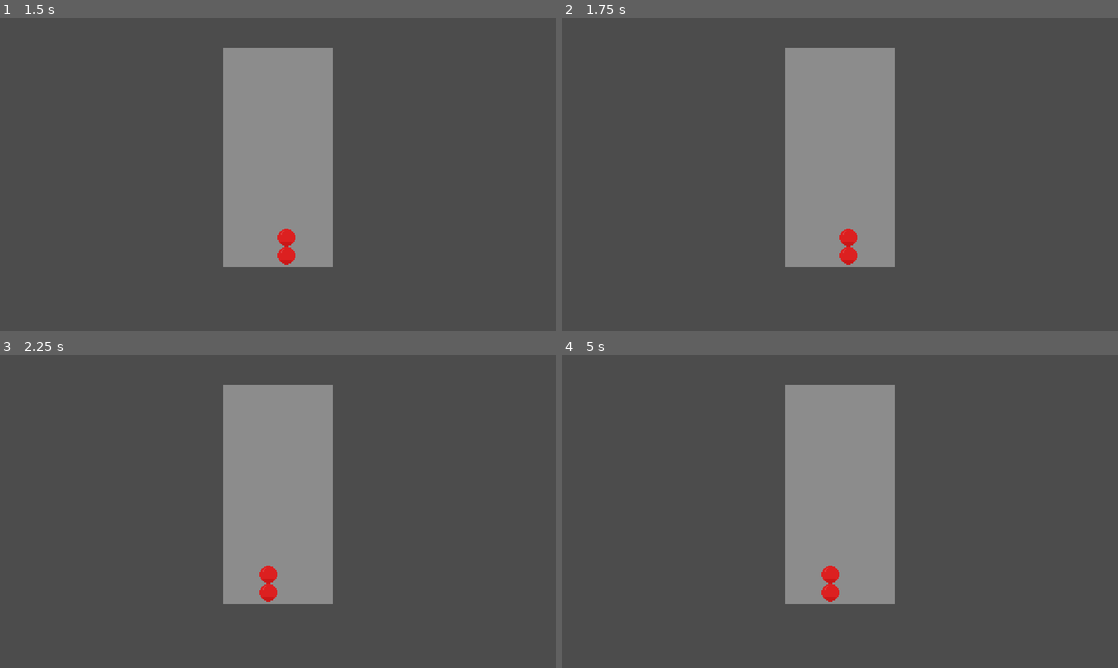
Above: before the commit, frames 1-4 (two rows, left to right).
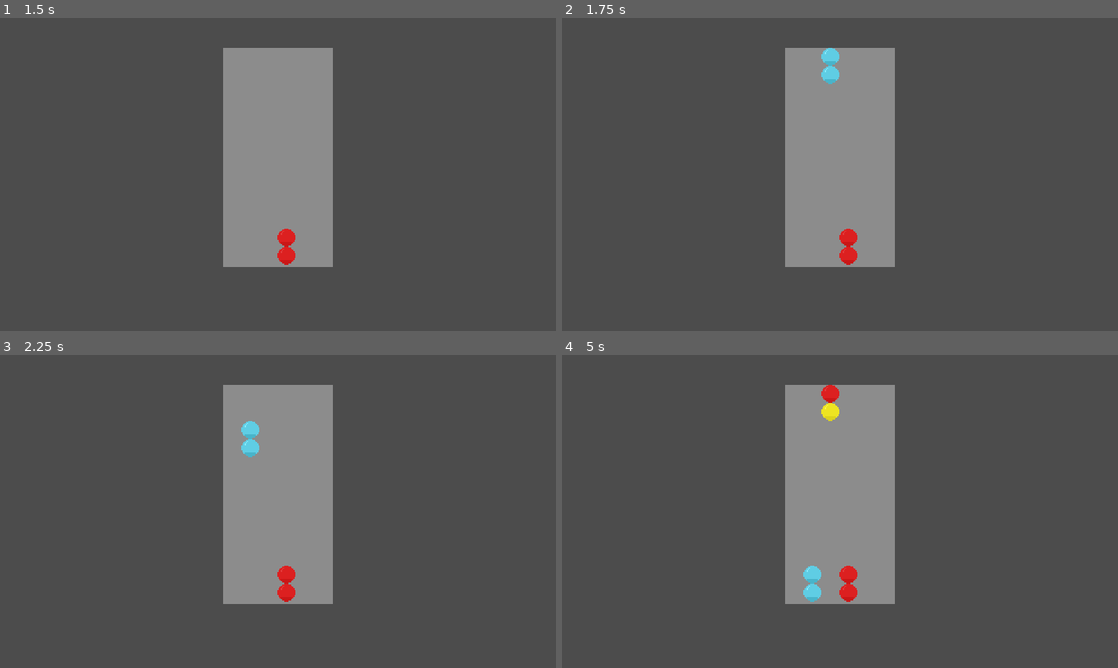
Above: after the commit, the same moments.

Repository: Flaze07/Puyio
Game: Godot game, scene res://Scenes/MainMenu.tscn
Same seed, same stepped clock (60 frames per second), same inputs: the game is played once before the commit and once after it.
Inputs:
- Up to frame 1 (1.5 s): click "Play" at 0.5 s; hold Right (move_right) from 1.28 s (still down); hold Space (hard_drop) from 1.28 s (still down)
- Up to frame 2 (1.75 s): keep holding Right (move_right); keep holding Space (hard_drop); tap X (rot_180) at 1.55 s
- Up to frame 3 (2.25 s): release Right (move_right) at 2.03 s; release Space (hard_drop) at 2.03 s; hold Left (move_left) from 2.03 s (still down); tap X (rot_180) at 2.1 s
- Up to frame 4 (5 s): tap Z (rot_ccw) at 2.3 s; tap Enter at 2.75 s; release Left (move_left) at 2.78 s; hold Z (rot_ccw) 2.78-3.53 s; hold Right (move_right) 2.78-4.28 s; tap Up (rot_cw) at 3.05, 3.6 s; tap Down (soft_drop) at 3.8 s; hold Left (move_left) from 4.28 s (still down); hold Down (soft_drop) from 4.28 s (still down); tap Space (hard_drop) at 4.55 s

Frame 1 is identical in both runs. In frame 2, 0.3% of the frame differs, in the area x 46-50%, y 9-22%; in frame 3, 0.8%; in frame 4, 1.1%, in the area x 43-54%, y 9-79%.

Commit message:
Added clearing condition

Diff:
--- a/src/src/GameConfig.gd
+++ b/src/src/GameConfig.gd
@@ -7,6 +7,54 @@
 
 var gravity = 0.3
 var random_seed = 0
+var lockdown_time_set = 0.5
+
+#PRS stands for Puyo Rotation System
+const PRS = {
+	"rot_cw": {
+		#Anchor is below
+		"below": [
+			Vector2(0, 0),
+			Vector2(-1, 0),
+			Vector2(0, -1),
+			Vector2(-1, -1)
+		],
+		#Anchor is above
+		"above": [
+			Vector2(0, 0),
+			Vector2(1, 0)
+		],
+		#Anchor is to the left
+		"left": [
+			Vector2(0, 0),
+			Vector2(0, -1)
+		],
+		#Anchor is to the right
+		"right": [
+			Vector2(0, 0)
+		]
+	},
+	"rot_ccw": {
+		#Anchor is below
+		"below": [
+			Vector2(0, 0),
+			Vector2(1, 0),
+			Vector2(0, -1),
+			Vector2(1, -1)
+		],
+		"above": [
+			Vector2(0, 0),
+			Vector2(-1, 0)
+		],
+		"left": [
+			Vector2(0, 0)
+		],
+		"right": [
+			Vector2(0, 0),
+			Vector2(0, -1)
+		]
+	}
+}
 
 # Called when the node enters the scene tree for the first time.
 func _ready():
@@ -14,7 +62,7 @@
 	pass # Replace with function body.
 
 func set_seed(new_val):
-	random_seed = new_val
+	seed(new_val)
 
 # Called every frame. 'delta' is the elapsed time since the previous frame.
 #func _process(delta):
--- a/src/src/PuyoBoard.gd
+++ b/src/src/PuyoBoard.gd
@@ -27,6 +27,16 @@
 func get_value_vec2(coord: Vector2):
 	return get_value(coord.x, coord.y)
 
+func is_valid_or_empty(x, y):
+	if x < 0 or x >= col:
+		return false
+	if y < 0 or y >= row:
+		return false
+	return board[x + (y * col)] == 0
+
+func is_valid_or_empty_vec2(coord: Vector2):
+	return is_valid_or_empty(coord.x, coord.y)
+
 func set_value(x, y, val) -> bool:
 	if x < 0 or x >= col:
 		return false
--- a/src/src/PuyoGridContainer.gd
+++ b/src/src/PuyoGridContainer.gd
@@ -7,6 +7,7 @@
 
 var puyo_board = PuyoBoard.new()
 var is_player = true
+var lockdown_time = 0
 
 class DynamicPuyo:
 	var position1: Vector2
@@ -22,6 +23,63 @@
 func _ready():
 	spawn_puyo()
 	pass # Replace with function body.
+
+func neighbour(x,y):
+	var neigh = [
+		Vector2(x-1, y),
+		Vector2(x+1, y),
+		Vector2(x, y+1),
+		Vector2(x, y-1)
+	]
+	var res = []
+	for e in neigh:
+		if not puyo_board.is_valid_or_empty_vec2(e):
+			res.append(e)
+
+	return res
+
+func find_matching_puyo(x, y):
+	var color = puyo_board.get_value(x, y)
+	var counter = 0
+	var q = []
+	var temp = []
+	var visited = []
+	temp.append(Vector2(x, y))
+	q.append(Vector2(x,y))
+	while len(q) > 0:
+		var posi = q.pop_at(0)
+		var neigh = neighbour(posi[0], posi[1])
+		for e in neigh:
+			if not(e in visited):
+				if puyo_board.get_value_vec2(e) == color:
+					counter += 1
+					visited.append(e)
+					temp.append(e)
+					q.append(e)
+	if counter >= 4:
+		for e in temp:
+			puyo_board.set_value_vec2(e, 0)
+
+func update_puyo_position():
+	var puyo_y = puyo_board.row-1
+	var updated_puyo: Array = []
+	while puyo_y >= 0:
+		for puyo_x in range(puyo_board.col):
+			var puyo_col = puyo_board.get_value(puyo_x, puyo_y)
+			if puyo_col != 0:
+				var new_y = puyo_y + 1
+				while puyo_board.is_valid_or_empty(puyo_x, new_y):
+					new_y +=1
+
+				new_y -= 1
+				if new_y == puyo_y:
+					continue
+				updated_puyo.append(Vector2(puyo_x, new_y))
+				puyo_board.set_value(puyo_x, puyo_y, 0)
+				puyo_board.set_value(puyo_x, new_y, puyo_col)
+		puyo_y -= 1
+
+	return updated_puyo
 
 func draw_board():
 	puyo_board.set_value_vec2(dynamic_puyo.position1, dynamic_puyo.value1)
@@ -36,6 +94,7 @@
 			add_child(tex_rect)
 
 func spawn_puyo():
+	dynamic_puyo = DynamicPuyo.new()
 	dynamic_puyo.position1 = Vector2(2, 0)
 	dynamic_puyo.value1 = 1 + randi() % 4
 	dynamic_puyo.position2 = Vector2(2, -1)
@@ -56,11 +115,27 @@
 		dynamic_puyo.position1.y += 1
 		dynamic_puyo.position2.y += 1
 
-	gravity_cooldown += GameConfig.gravity
+		gravity_cooldown += GameConfig.gravity
+		lockdown_time = 0
+	else:
+		lockdown_time += delta
+		if lockdown_time >= GameConfig.lockdown_time_set:
+			clear_dynamic_puyo()
+			try_hard_drop()
+			draw_board()
+			find_matching_puyo(dynamic_puyo.position1.x, dynamic_puyo.position1.y)
+			find_matching_puyo(dynamic_puyo.position2.x, dynamic_puyo.position2.y)
+
+			update_puyo_position()
+
+			spawn_puyo()
+
+			lockdown_time = 0
 
 # Called every frame. 'delta' is the elapsed time since the previous frame.
 func _process(delta):
-	move_puyo(delta)
+	if is_player:
+		move_puyo(delta)
 	draw_board()
 	pass
 
@@ -90,7 +165,7 @@
 
 	puyo_pos.x -= 1
 
-	if puyo_board.get_value_vec2(puyo_pos) != 0 or puyo_board.get_value_vec2(puyo_pos) == null:
+	if not puyo_board.is_valid_or_empty_vec2(puyo_pos):
 		return
 
 	dynamic_puyo.position1.x -= 1
@@ -105,7 +180,7 @@
 
 	puyo_pos.x += 1
 
-	if puyo_board.get_value_vec2(puyo_pos) != 0 or puyo_board.get_value_vec2(puyo_pos) == null:
+	if not puyo_board.is_valid_or_empty_vec2(puyo_pos):
 		return
 
 	dynamic_puyo.position1.x += 1
@@ -124,15 +199,13 @@
 		var check_pos1 = dynamic_puyo.position1
 
 		check_pos1.y += 1
-		while puyo_board.get_value_vec2(check_pos1) == 0 \
-				and puyo_board.get_value_vec2(check_pos1) != null:
+		while puyo_board.is_valid_or_empty_vec2(check_pos1):
 			check_pos1.y += 1
 
-		var check_pos2 = dynamic_puyo.position2.y
-
-		check_pos2.y ++ 1
-		while puyo_board.get_value_vec2(check_pos2) == 0 \
-				and puyo_board.get_value_vec2(check_pos2) != null:
+		var check_pos2 = dynamic_puyo.position2
+
+		check_pos2.y += 1
+		while puyo_board.is_valid_or_empty_vec2(check_pos2):
 			check_pos2.y += 1
 
 		dynamic_puyo.position1.y = check_pos1.y - 1
@@ -147,9 +220,7 @@
 			check_pos = dynamic_puyo.position1
 
 		check_pos.y += 1
-		print(puyo_board.get_value_vec2(check_pos))
-		while (puyo_board.get_value_vec2(check_pos) == 0
-				and puyo_board.get_value_vec2(check_pos) != null):
+		while puyo_board.is_valid_or_empty_vec2(check_pos):
 			check_pos.y += 1
 
 		if dynamic_puyo.position1.y < dynamic_puyo.position2.y:
@@ -158,75 +229,161 @@
 		else:
 			dynamic_puyo.position1.y = check_pos.y - 1
 			dynamic_puyo.position2.y = check_pos.y - 2
+	lockdown_time = GameConfig.lockdown_time_set
 
 func try_rot_cw():
+	clear_dynamic_puyo()
 	#if they're in the same column
 	if dynamic_puyo.position1.x == dynamic_puyo.position2.x:
-		var check_right = puyo_board.get_value(dynamic_puyo.position1.x+1, dynamic_puyo.position1.y)
-		var check_left = puyo_board.get_value(dynamic_puyo.position1.x-1, dynamic_puyo.position1.y)
+		#if anchor is below
 		if dynamic_puyo.position1.y > dynamic_puyo.position2.y:
-			if check_right != 0 and check_right == null:
-				if check_left != 0 and check_left == null:
-					return
-				dynamic_puyo.position1.x -= 1
-				dynamic_puyo.position2.x -= 1
-
-			dynamic_puyo.position2.x += 1
-			dynamic_puyo.position2.y += 1
-		else:
-			if check_left != 0 and check_left == null:
-				if check_right != 0 and check_right == null:
-					return
-				dynamic_puyo.position1.x += 1
-				dynamic_puyo.position2.x += 1
-
-			dynamic_puyo.position2.x -= 1
-			dynamic_puyo.position2.y -= 1
+			for e in GameConfig.PRS["rot_cw"]["below"]:
+				var puyo1 = dynamic_puyo.position1
+				var puyo2 = dynamic_puyo.position2
+
+				puyo2.x += 1
+				puyo2.y += 1
+
+				puyo1 += e
+				puyo2 += e
+
+				if (puyo_board.is_valid_or_empty_vec2(puyo1)
+						and puyo_board.is_valid_or_empty_vec2(puyo2)):
+					dynamic_puyo.position1 = puyo1
+					dynamic_puyo.position2 = puyo2
+					return true
+		#if anchor is above
+		else:
+			for e in GameConfig.PRS["rot_cw"]["above"]:
+				var puyo1 = dynamic_puyo.position1
+				var puyo2 = dynamic_puyo.position2
+
+				puyo2.x -= 1
+				puyo2.y -= 1
+
+				puyo1 += e
+				puyo2 += e
+
+				if (puyo_board.is_valid_or_empty_vec2(puyo1)
+						and puyo_board.is_valid_or_empty_vec2(puyo2)):
+					dynamic_puyo.position1 = puyo1
+					dynamic_puyo.position2 = puyo2
+					return true
 	#if they're not in the same column
 	else:
+		#if anchor is to the right
 		if dynamic_puyo.position1.x > dynamic_puyo.position2.x:
-			dynamic_puyo.position2.y -= 1
-			dynamic_puyo.position2.x += 1
+			for e in GameConfig.PRS["rot_cw"]["right"]:
+				var puyo1 = dynamic_puyo.position1
+				var puyo2 = dynamic_puyo.position2
+
+				puyo2.x += 1
+				puyo2.y -= 1
+
+				puyo1 += e
+				puyo2 += e
+
+				if (puyo_board.is_valid_or_empty_vec2(puyo1)
+						and puyo_board.is_valid_or_empty_vec2(puyo2)):
+					dynamic_puyo.position1 = puyo1
+					dynamic_puyo.position2 = puyo2
+					return true
+		#if anchor is to the left
 		else:
 			var check = puyo_board.get_value(dynamic_puyo.position1.x, dynamic_puyo.position1.y+1)
-			if check != 0 and check == null:
-				dynamic_puyo.position1.y -= 1
-				dynamic_puyo.position2.y -= 1
-
-			dynamic_puyo.position2.y += 1
-			dynamic_puyo.position2.x -= 1
+			for e in GameConfig.PRS["rot_cw"]["left"]:
+				var puyo1 = dynamic_puyo.position1
+				var puyo2 = dynamic_puyo.position2
+
+				puyo2.x -= 1
+				puyo2.y +=1
+
+				puyo1 += e
+				puyo2 += e
+
+				if (puyo_board.is_valid_or_empty_vec2(puyo1)
+						and puyo_board.is_valid_or_empty_vec2(puyo2)):
+					dynamic_puyo.position1 = puyo1
+					dynamic_puyo.position2 = puyo2
+					return true
+	return false
 
 func try_rot_ccw():
+	clear_dynamic_puyo()
 	#if they're in the same column
 	if dynamic_puyo.position1.x == dynamic_puyo.position2.x:
-		var check_right = puyo_board.get_value(dynamic_puyo.position1.x+1, dynamic_puyo.position1.y)
-		var check_left = puyo_board.get_value(dynamic_puyo.position1.x-1, dynamic_puyo.position1.y)
-
+		#if anchor is below
 		if dynamic_puyo.position1.y > dynamic_puyo.position2.y:
-			if check_left != 0 and check_left == null:
-				if check_right != 0 and check_right == null:
-					return
-				dynamic_puyo.position1.x += 1
-				dynamic_puyo.position2.x += 1
-
-			dynamic_puyo.position2.x -= 1
-			dynamic_puyo.position2.y += 1
-		else:
-			dynamic_puyo.position2.x += 1
-			dynamic_puyo.position2.y -= 1
+			for e in GameConfig.PRS["rot_ccw"]["below"]:
+				var puyo1 = dynamic_puyo.position1
+				var puyo2 = dynamic_puyo.position2
+
+				puyo2.x -= 1
+				puyo2.y += 1
+
+				puyo1 += e
+				puyo2 += e
+
+				if (puyo_board.is_valid_or_empty_vec2(puyo1)
+						and puyo_board.is_valid_or_empty_vec2(puyo2)):
+					dynamic_puyo.position1 = puyo1
+					dynamic_puyo.position2 = puyo2
+					return true
+		#if anchor is above
+		else:
+			for e in GameConfig.PRS["rot_ccw"]["above"]:
+				var puyo1 = dynamic_puyo.position1
+				var puyo2 = dynamic_puyo.position2
+
+				puyo2.x += 1
+				puyo2.y -= 1
+
+				puyo1 += e
+				puyo2 += e
+
+				if (puyo_board.is_valid_or_empty_vec2(puyo1)
+						and puyo_board.is_valid_or_empty_vec2(puyo2)):
+					dynamic_puyo.position1 = puyo1
+					dynamic_puyo.position2 = puyo2
+					return true
 	#if they're not in the same column
 	else:
+		#if anchor is to the right
 		if dynamic_puyo.position1.x > dynamic_puyo.position2.x:
+			for e in GameConfig.PRS["rot_ccw"]["right"]:
+				var puyo1 = dynamic_puyo.position1
+				var puyo2 = dynamic_puyo.position2
+
+				puyo2.x += 1
+				puyo2.y += 1
+
+				puyo1 += e
+				puyo2 += e
+
+				if (puyo_board.is_valid_or_empty_vec2(puyo1)
+						and puyo_board.is_valid_or_empty_vec2(puyo2)):
+					dynamic_puyo.position1 = puyo1
+					dynamic_puyo.position2 = puyo2
+					return true
+		#if anchor is to the left
+		else:
 			var check = puyo_board.get_value(dynamic_puyo.position1.x, dynamic_puyo.position1.y+1)
-			if check != 0 and check == null:
-				dynamic_puyo.position1.y -= 1
-				dynamic_puyo.position2.y -= 1
-
-			dynamic_puyo.position2.y += 1
-			dynamic_puyo.position2.x += 1
-		else:
-			dynamic_puyo.position2.y -= 1
-			dynamic_puyo.position2.x -= 1
+			for e in GameConfig.PRS["rot_ccw"]["left"]:
+				var puyo1 = dynamic_puyo.position1
+				var puyo2 = dynamic_puyo.position2
+
+				puyo2.x -= 1
+				puyo2.y -=1
+
+				puyo1 += e
+				puyo2 += e
+
+				if (puyo_board.is_valid_or_empty_vec2(puyo1)
+						and puyo_board.is_valid_or_empty_vec2(puyo2)):
+					dynamic_puyo.position1 = puyo1
+					dynamic_puyo.position2 = puyo2
+					return true
+	return false
 
 func try_rot_180():
 	var temp = dynamic_puyo.position1
@@ -245,7 +402,9 @@
 		"hard_drop":
 			try_hard_drop()
 		"rot_cw":
-			try_rot_cw()
+			if try_rot_cw():
+				lockdown_time = 0
+				gravity_cooldown = GameConfig.gravity
 		"rot_ccw":
 			try_rot_ccw()
 		"rot_180":
